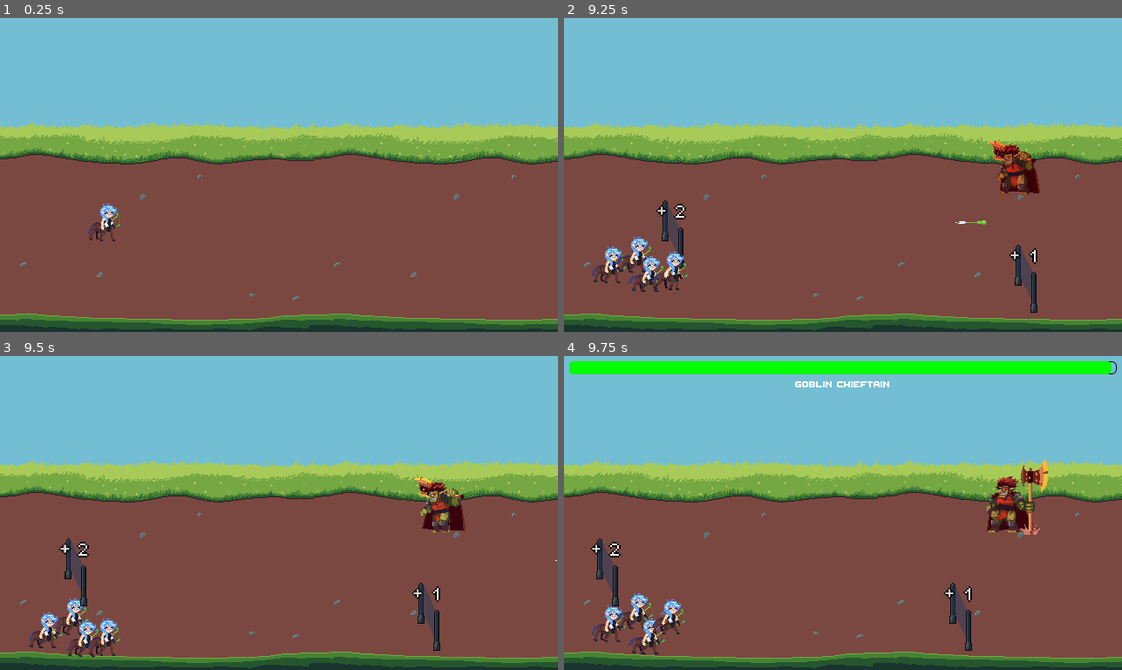
Above: before the commit, frames 1-4 (two rows, left to right).
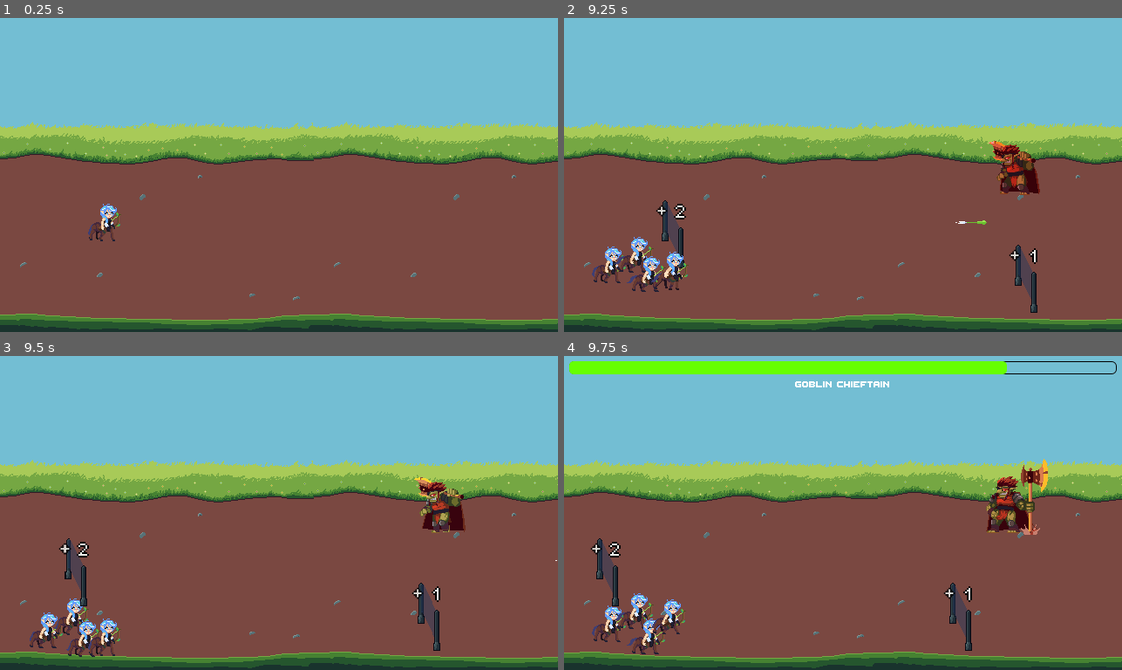
Above: after the commit, the same moments.

Repository: skyegrey/GatesGame
Game: Godot game, scene res://Scenes/main.tscn
The game is run twice, just before and just after one commit, with the same random seed, the same clock (stepped at 60 frames per second) and the same inputs.
Inputs:
- Up to frame 1 (0.25 s): no input
- Up to frame 2 (9.25 s): hold W (character_move_up) 0.53-1.28 s; hold S (character_move_down) 1.28-2.03 s; hold W (character_move_up) 2.03-3.53 s; hold S (character_move_down) 3.53-5.78 s; hold W (character_move_up) 5.78-8.03 s; hold S (character_move_down) from 8.03 s (still down)
- Up to frame 3 (9.5 s): keep holding S (character_move_down)
- Up to frame 4 (9.75 s): release S (character_move_down) at 9.53 s; hold W (character_move_up) from 9.53 s (still down)

Frames 1-3 are identical in both runs. In frame 4, 4.0% of the frame differs, in the area x 0-99%, y 1-6%.

Commit message:
Card prefab & rolling

Diff:
--- /dev/null
+++ b/Godot/gatesgame/Resources/Classes/Powerup.gd
@@ -0,0 +1,5 @@
+class_name Powerup extends Resource
+
+@export var Name: String
+@export var Icon: Texture2D
+@export var Description: String
--- /dev/null
+++ b/Godot/gatesgame/Resources/Instances/Powerups/Faster Shots.tres
@@ -0,0 +1,11 @@
+[gd_resource type="Resource" script_class="Powerup" load_steps=3 format=3 uid="uid://dcpt8a1xbqi1g"]
+
+[ext_resource type="Script" uid="uid://b4qfpyhmqpv2m" path="res://Resources/Classes/Powerup.gd" id="1_bm2x8"]
+[ext_resource type="Texture2D" uid="uid://3nrilqwj4orf" path="res://Assets/PowerupIcons/504_Bowman_QuickShot.png" id="1_o6y5r"]
+
+[resource]
+script = ExtResource("1_bm2x8")
+Name = "Faster Shots"
+Icon = ExtResource("1_o6y5r")
+Description = "Decreases time between shots"
+metadata/_custom_type_script = "uid://b4qfpyhmqpv2m"
--- /dev/null
+++ b/Godot/gatesgame/Resources/Instances/Powerups/GateShooting.tres
@@ -0,0 +1,11 @@
+[gd_resource type="Resource" script_class="Powerup" load_steps=3 format=3 uid="uid://bjv5i2ynqf33"]
+
+[ext_resource type="Texture2D" uid="uid://dbfe6tduvkvm8" path="res://Assets/PowerupIcons/GateShooting.png" id="1_bf8h4"]
+[ext_resource type="Script" uid="uid://b4qfpyhmqpv2m" path="res://Resources/Classes/Powerup.gd" id="1_moll6"]
+
+[resource]
+script = ExtResource("1_moll6")
+Name = "Gate Shooting"
+Icon = ExtResource("1_bf8h4")
+Description = "Allows the player to shoot gates to increase their value"
+metadata/_custom_type_script = "uid://b4qfpyhmqpv2m"
--- /dev/null
+++ b/Godot/gatesgame/Resources/Instances/Powerups/GateSpawning.tres
@@ -0,0 +1,11 @@
+[gd_resource type="Resource" script_class="Powerup" load_steps=3 format=3 uid="uid://b2oqa6ou31rqh"]
+
+[ext_resource type="Texture2D" uid="uid://df0itluot4ik2" path="res://Assets/PowerupIcons/GateAmount.png" id="1_6jatm"]
+[ext_resource type="Script" uid="uid://b4qfpyhmqpv2m" path="res://Resources/Classes/Powerup.gd" id="1_q5wnt"]
+
+[resource]
+script = ExtResource("1_q5wnt")
+Name = "Gate Spawning"
+Icon = ExtResource("1_6jatm")
+Description = "Increases frequency of gate spawns"
+metadata/_custom_type_script = "uid://b4qfpyhmqpv2m"
--- /dev/null
+++ b/Godot/gatesgame/Resources/Instances/Powerups/Multishot.tres
@@ -0,0 +1,11 @@
+[gd_resource type="Resource" script_class="Powerup" load_steps=3 format=3 uid="uid://b82og2gasx21s"]
+
+[ext_resource type="Texture2D" uid="uid://cmkbp87sbtsst" path="res://Assets/PowerupIcons/507_Bowman_Dexterity_B.png" id="1_1akxk"]
+[ext_resource type="Script" uid="uid://b4qfpyhmqpv2m" path="res://Resources/Classes/Powerup.gd" id="1_15jif"]
+
+[resource]
+script = ExtResource("1_15jif")
+Name = "Multishot"
+Icon = ExtResource("1_1akxk")
+Description = "Increases chance to fire multiple arrows"
+metadata/_custom_type_script = "uid://b4qfpyhmqpv2m"
--- /dev/null
+++ b/Godot/gatesgame/Resources/Instances/Powerups/PiercingShot.tres
@@ -0,0 +1,11 @@
+[gd_resource type="Resource" script_class="Powerup" load_steps=3 format=3 uid="uid://c3utbxlu1l6av"]
+
+[ext_resource type="Script" uid="uid://b4qfpyhmqpv2m" path="res://Resources/Classes/Powerup.gd" id="1_and2n"]
+[ext_resource type="Texture2D" uid="uid://b776gba1r3i72" path="res://Assets/PowerupIcons/524_Bowman_SingleShot.png" id="1_sk6t1"]
+
+[resource]
+script = ExtResource("1_and2n")
+Name = "Piercing Shot"
+Icon = ExtResource("1_sk6t1")
+Description = "Increases piercing power of arrows"
+metadata/_custom_type_script = "uid://b4qfpyhmqpv2m"
--- /dev/null
+++ b/Godot/gatesgame/Resources/Instances/Powerups/Spreadshot.tres
@@ -0,0 +1,11 @@
+[gd_resource type="Resource" script_class="Powerup" load_steps=3 format=3 uid="uid://bdcn5lyo1smvq"]
+
+[ext_resource type="Script" uid="uid://b4qfpyhmqpv2m" path="res://Resources/Classes/Powerup.gd" id="1_7iifo"]
+[ext_resource type="Texture2D" uid="uid://bdq6khq1hws64" path="res://Assets/PowerupIcons/505_Bowman_DoubleShot.png" id="1_rgmtw"]
+
+[resource]
+script = ExtResource("1_7iifo")
+Name = "Spreadshot"
+Icon = ExtResource("1_rgmtw")
+Description = "Increases chance of firing shots in a spread"
+metadata/_custom_type_script = "uid://b4qfpyhmqpv2m"
--- /dev/null
+++ b/Godot/gatesgame/Resources/Instances/Powerups/SpringRain.tres
@@ -0,0 +1,11 @@
+[gd_resource type="Resource" script_class="Powerup" load_steps=3 format=3 uid="uid://4841tdhigdqg"]
+
+[ext_resource type="Texture2D" uid="uid://hqqrocat0kwp" path="res://Assets/PowerupIcons/420_Nature_Ranged.png" id="1_dh4jr"]
+[ext_resource type="Script" uid="uid://b4qfpyhmqpv2m" path="res://Resources/Classes/Powerup.gd" id="1_lgfc5"]
+
+[resource]
+script = ExtResource("1_lgfc5")
+Name = "Spring Rain"
+Icon = ExtResource("1_dh4jr")
+Description = "Unlocks the spring rain attack"
+metadata/_custom_type_script = "uid://b4qfpyhmqpv2m"
--- /dev/null
+++ b/Godot/gatesgame/Resources/Instances/Powerups/Tornado.tres
@@ -0,0 +1,11 @@
+[gd_resource type="Resource" script_class="Powerup" load_steps=3 format=3 uid="uid://egwan75w81vc"]
+
+[ext_resource type="Texture2D" uid="uid://108m2dgsfk6h" path="res://Assets/PowerupIcons/460_Air_Gust.png" id="1_hacmr"]
+[ext_resource type="Script" uid="uid://b4qfpyhmqpv2m" path="res://Resources/Classes/Powerup.gd" id="1_l0046"]
+
+[resource]
+script = ExtResource("1_l0046")
+Name = "Tornado"
+Icon = ExtResource("1_hacmr")
+Description = "Unlocks a powerful Tornado attack"
+metadata/_custom_type_script = "uid://b4qfpyhmqpv2m"
--- /dev/null
+++ b/Godot/gatesgame/Scenes/card_select_ui.gd
@@ -0,0 +1,21 @@
+class_name CardSelectUI extends MarginContainer
+
+@export var animation_time = .5 # seconds
+
+@onready var card_container = $CardSelectUIVbox/CardDisplayMarginContainer/HBoxContainer
+
+const POWERUP_CARD = preload("res://Scenes/powerup_card.tscn")
+
+func animate_in():
+	var tween = get_tree().create_tween()
+	tween.set_pause_mode(Tween.TWEEN_PAUSE_PROCESS)
+	tween.tween_property(self, "position:y", 0, animation_time)
+
+func reset_cards():
+	for card in card_container.get_children():
+		card.queue_free()
+
+func set_card(powerup: Powerup):
+	var new_powerup_card = POWERUP_CARD.instantiate()
+	card_container.add_child(new_powerup_card)
+	new_powerup_card.set_card_resource(powerup)
--- a/Godot/gatesgame/Scenes/main.tscn
+++ b/Godot/gatesgame/Scenes/main.tscn
@@ -7,6 +7,7 @@
 [ext_resource type="Script" uid="uid://cef3np6egmhui" path="res://Scripts/enemy_manager.gd" id="5_kry3j"]
 [ext_resource type="Texture2D" uid="uid://cqslsgmt7paq4" path="res://Assets/Backgrounds/modal-background.png" id="6_6bp64"]
 [ext_resource type="Script" uid="uid://bpdsafvwf3ys0" path="res://Scripts/boss_fight_display_ui.gd" id="6_21xkr"]
+[ext_resource type="Script" uid="uid://b4n10lmjwb1ks" path="res://Scenes/card_select_ui.gd" id="8_hptm8"]
 
 [sub_resource type="CapsuleShape2D" id="CapsuleShape2D_kry3j"]
 
@@ -105,6 +106,7 @@
 
 [node name="UI" type="Control" parent="."]
 process_mode = 3
+z_index = 5
 layout_mode = 3
 anchors_preset = 15
 anchor_right = 1.0
@@ -160,21 +162,46 @@
 horizontal_alignment = 1
 
 [node name="CardSelectUI" type="MarginContainer" parent="UI"]
-visible = false
 layout_mode = 1
 anchors_preset = 15
 anchor_right = 1.0
 anchor_bottom = 1.0
+offset_top = 360.0
+offset_bottom = 360.0
 grow_horizontal = 2
 grow_vertical = 2
-
-[node name="RichTextLabel" type="RichTextLabel" parent="UI/CardSelectUI"]
-layout_mode = 2
+theme_override_constants/margin_left = 6
+theme_override_constants/margin_top = 6
+theme_override_constants/margin_right = 6
+theme_override_constants/margin_bottom = 6
+script = ExtResource("8_hptm8")
+
+[node name="CardSelectUIVbox" type="VBoxContainer" parent="UI/CardSelectUI"]
+layout_mode = 2
+
+[node name="TextLabelsVbox" type="VBoxContainer" parent="UI/CardSelectUI/CardSelectUIVbox"]
+layout_mode = 2
+
+[node name="RichTextLabel" type="RichTextLabel" parent="UI/CardSelectUI/CardSelectUIVbox/TextLabelsVbox"]
+custom_minimum_size = Vector2(0, 30)
+layout_mode = 2
+theme_override_font_sizes/normal_font_size = 32
 bbcode_enabled = true
 text = "[center] Level Complete!"
 
-[node name="HBoxContainer" type="HBoxContainer" parent="UI/CardSelectUI"]
-layout_mode = 2
-
-[node name="MarginContainer" type="TextureRect" parent="UI/CardSelectUI/HBoxContainer"]
-layout_mode = 2
+[node name="RichTextLabel2" type="RichTextLabel" parent="UI/CardSelectUI/CardSelectUIVbox/TextLabelsVbox"]
+custom_minimum_size = Vector2(0, 16)
+layout_mode = 2
+bbcode_enabled = true
+text = "[center]Chose an Upgrade"
+
+[node name="CardDisplayMarginContainer" type="MarginContainer" parent="UI/CardSelectUI/CardSelectUIVbox"]
+layout_mode = 2
+theme_override_constants/margin_left = 64
+theme_override_constants/margin_top = 64
+theme_override_constants/margin_right = 64
+
+[node name="HBoxContainer" type="HBoxContainer" parent="UI/CardSelectUI/CardSelectUIVbox/CardDisplayMarginContainer"]
+layout_mode = 2
+theme_override_constants/separation = 14
+alignment = 1
--- /dev/null
+++ b/Godot/gatesgame/Scenes/powerup_card.gd
@@ -0,0 +1,10 @@
+class_name PowerupCard extends NinePatchRect
+
+@onready var card_name = $CardMarginContainer/CardInformationVBox/CardName
+@onready var powerup_icon = $CardMarginContainer/CardInformationVBox/PowerupIcon
+@onready var card_description = $CardMarginContainer/CardInformationVBox/CardDescription
+
+func set_card_resource(powerup_resource: Powerup):
+	card_name.text = powerup_resource.Name
+	powerup_icon.texture = powerup_resource.Icon
+	card_description.text = powerup_resource.Description
--- /dev/null
+++ b/Godot/gatesgame/Scenes/powerup_card.tscn
@@ -0,0 +1,52 @@
+[gd_scene load_steps=4 format=3 uid="uid://bj7ey8hpresxb"]
+
+[ext_resource type="Texture2D" uid="uid://bqae1urhpcd4m" path="res://Assets/Backgrounds/grey_panel.png" id="1_mipqx"]
+[ext_resource type="Texture2D" uid="uid://cmkbp87sbtsst" path="res://Assets/PowerupIcons/507_Bowman_Dexterity_B.png" id="2_grari"]
+[ext_resource type="Script" uid="uid://bp2f7nmaopu27" path="res://Scenes/powerup_card.gd" id="2_moysd"]
+
+[node name="CardBackground" type="NinePatchRect"]
+self_modulate = Color(0.388235, 0.607843, 1, 1)
+custom_minimum_size = Vector2(150, 200)
+texture = ExtResource("1_mipqx")
+patch_margin_left = 5
+patch_margin_top = 5
+patch_margin_right = 5
+patch_margin_bottom = 5
+script = ExtResource("2_moysd")
+
+[node name="CardMarginContainer" type="MarginContainer" parent="."]
+layout_mode = 1
+anchors_preset = 15
+anchor_right = 1.0
+anchor_bottom = 1.0
+grow_horizontal = 2
+grow_vertical = 2
+theme_override_constants/margin_left = 12
+theme_override_constants/margin_top = 12
+theme_override_constants/margin_right = 12
+theme_override_constants/margin_bottom = 12
+
+[node name="CardInformationVBox" type="VBoxContainer" parent="CardMarginContainer"]
+layout_mode = 2
+theme_override_constants/separation = 0
+
+[node name="CardName" type="Label" parent="CardMarginContainer/CardInformationVBox"]
+layout_mode = 2
+text = "Placeholder Powerup"
+horizontal_alignment = 1
+vertical_alignment = 1
+autowrap_mode = 3
+
+[node name="PowerupIcon" type="TextureRect" parent="CardMarginContainer/CardInformationVBox"]
+custom_minimum_size = Vector2(64, 64)
+layout_mode = 2
+texture = ExtResource("2_grari")
+stretch_mode = 5
+
+[node name="CardDescription" type="Label" parent="CardMarginContainer/CardInformationVBox"]
+layout_mode = 2
+size_flags_vertical = 3
+text = "Placeholder description that tells you what the powerup will do"
+horizontal_alignment = 1
+vertical_alignment = 1
+autowrap_mode = 3
--- a/Godot/gatesgame/Scripts/boss_enemy_node.gd
+++ b/Godot/gatesgame/Scripts/boss_enemy_node.gd
@@ -19,7 +19,7 @@
 signal boss_defeated
 
 func _ready():
-	max_hitpoints = 1000
+	max_hitpoints = 50
 	super()
 	move_speed = -50
 	player_attack_line_x_coordinate = 500
--- a/Godot/gatesgame/Scripts/main.gd
+++ b/Godot/gatesgame/Scripts/main.gd
@@ -3,19 +3,54 @@
 # References
 @onready var player = %Player
 @onready var modal_background = %ModalBackground
+@onready var card_select_ui = $UI/CardSelectUI
+
+# State
+@onready var powerups: Array[Powerup]
+
+# Powerups
+const FASTER_SHOTS = preload("res://Resources/Instances/Powerups/Faster Shots.tres")
+const GATE_SHOOTING = preload("res://Resources/Instances/Powerups/GateShooting.tres")
+const GATE_SPAWNING = preload("res://Resources/Instances/Powerups/GateSpawning.tres")
+const MULTISHOT = preload("res://Resources/Instances/Powerups/Multishot.tres")
+const PIERCING_SHOT = preload("res://Resources/Instances/Powerups/PiercingShot.tres")
+const SPREADSHOT = preload("res://Resources/Instances/Powerups/Spreadshot.tres")
+const SPRING_RAIN = preload("res://Resources/Instances/Powerups/SpringRain.tres")
+const TORNADO = preload("res://Resources/Instances/Powerups/Tornado.tres")
 
 func _ready():
 	player.game_over.connect(_game_over)
+	_load_initial_cards()
 
 func _game_over():
 	_pause_game()
+
+func _load_initial_cards():
+	powerups = [
+		FASTER_SHOTS,
+		GATE_SHOOTING,
+		GATE_SPAWNING,
+		MULTISHOT,
+		PIERCING_SHOT,
+		SPREADSHOT,
+		SPRING_RAIN,
+		TORNADO
+	]
 
 func _pause_game():
 	modal_background.visible = true
 	get_tree().paused = true
 
 func _display_cards():
-	pass
+	card_select_ui.reset_cards()
+	var rolled_powerups = _roll_cards()
+	for powerup: Powerup in rolled_powerups:
+		card_select_ui.set_card(powerup)
+	card_select_ui.animate_in()
+
+func _roll_cards():
+	powerups.shuffle()
+	return powerups.slice(0, 3)
 
 func on_boss_defeat():
 	_pause_game()
Binary file added: Godot/gatesgame/Assets/Backgrounds/grey_panel.png
Not shown, added: Godot/gatesgame/Assets/Backgrounds/grey_panel.png.import
Binary file added: Godot/gatesgame/Assets/PowerupIcons/420_Nature_Ranged.png
Not shown, added: Godot/gatesgame/Assets/PowerupIcons/420_Nature_Ranged.png.import
Binary file added: Godot/gatesgame/Assets/PowerupIcons/460_Air_Gust.png
Not shown, added: Godot/gatesgame/Assets/PowerupIcons/460_Air_Gust.png.import
Binary file added: Godot/gatesgame/Assets/PowerupIcons/504_Bowman_QuickShot.png
Not shown, added: Godot/gatesgame/Assets/PowerupIcons/504_Bowman_QuickShot.png.import
Binary file added: Godot/gatesgame/Assets/PowerupIcons/505_Bowman_DoubleShot.png
Not shown, added: Godot/gatesgame/Assets/PowerupIcons/505_Bowman_DoubleShot.png.import
Binary file added: Godot/gatesgame/Assets/PowerupIcons/507_Bowman_Dexterity_B.png
Not shown, added: Godot/gatesgame/Assets/PowerupIcons/507_Bowman_Dexterity_B.png.import
(and 15 more such lines)
